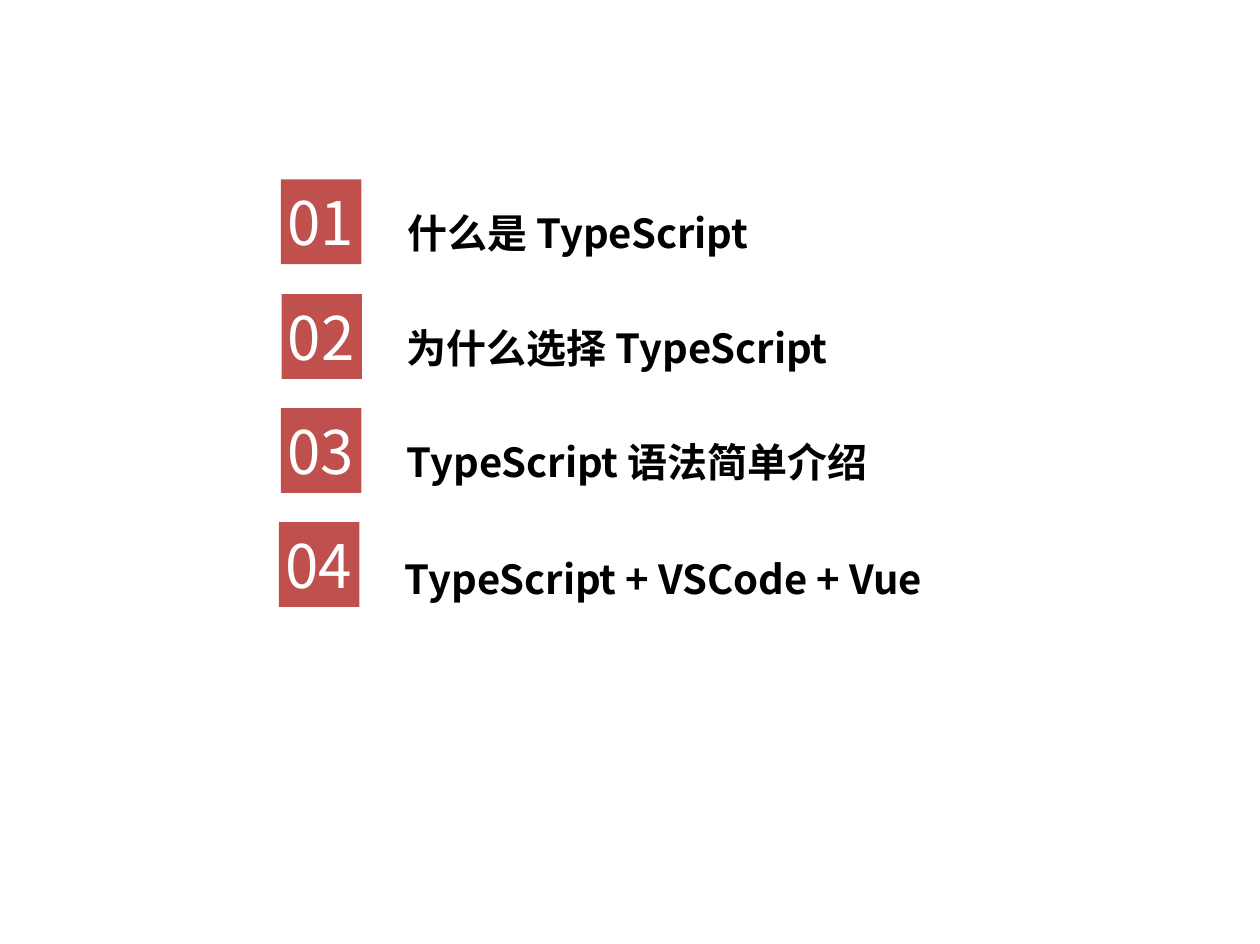
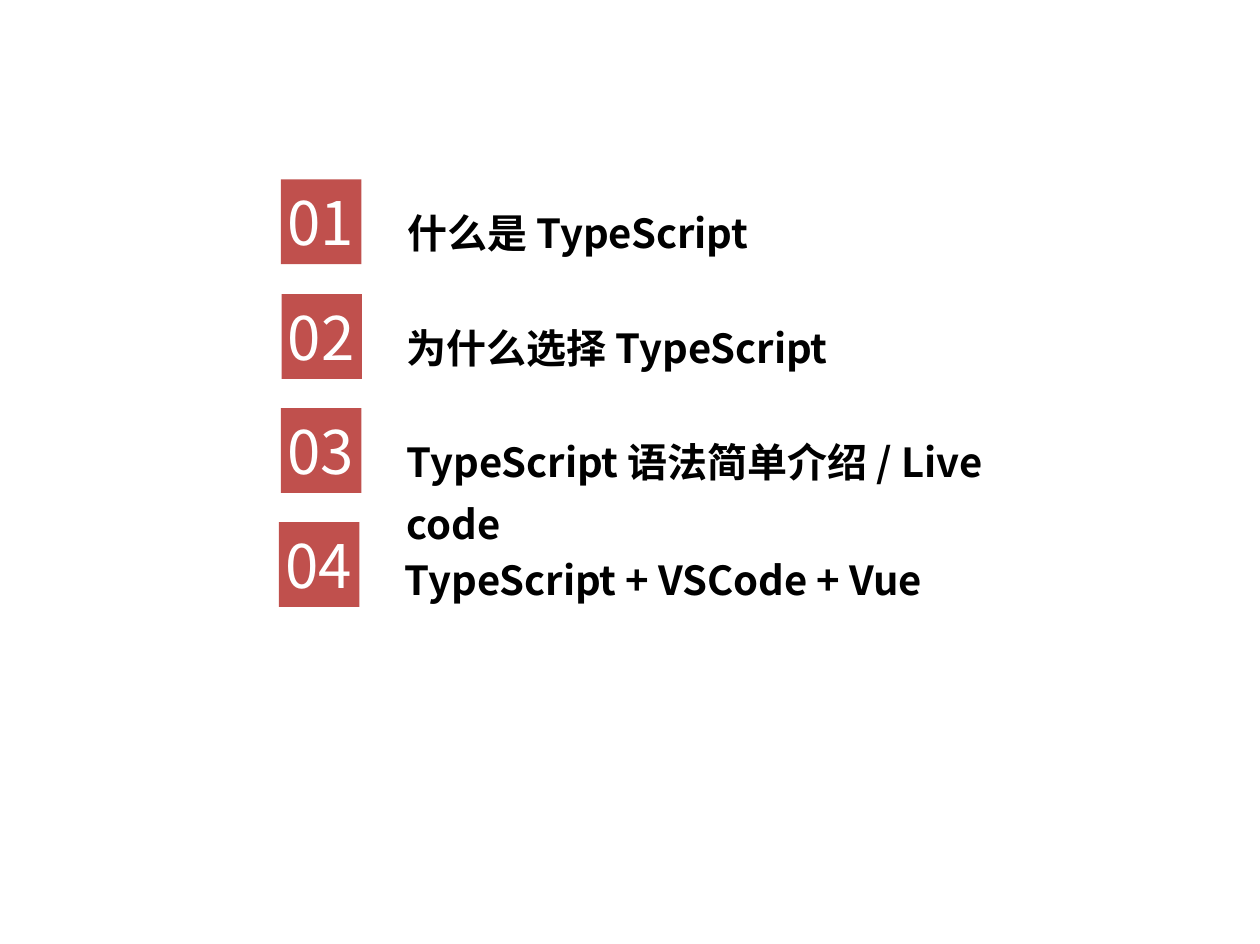
Before and after one commit to life0727/blog, a slide deck: slide 2 of ppt/typescript1.pptx. Drawn at 1260x944 pixels with LibreOffice and Linux fonts; fonts in the diff are those of the drawing; background and template pictures are left out. Boxes give left, top, right and bottom in pixels: in the first picture for what was removed or moved away, otherwise in the second. Text is boxed around its words. In the diff, an @@ line names an element or a change of style, - is before the commit and + after.

```diff
--- a/ppt/typescript1.pptx
+++ b/ppt/typescript1.pptx
@@ text at (407,442,982,540): text changed @@
-TypeScript 语法简单介绍
+TypeScript 语法简单介绍 / Live code
```
Also in this commit, not shown: 1 other slide changed, 1 slide added.
